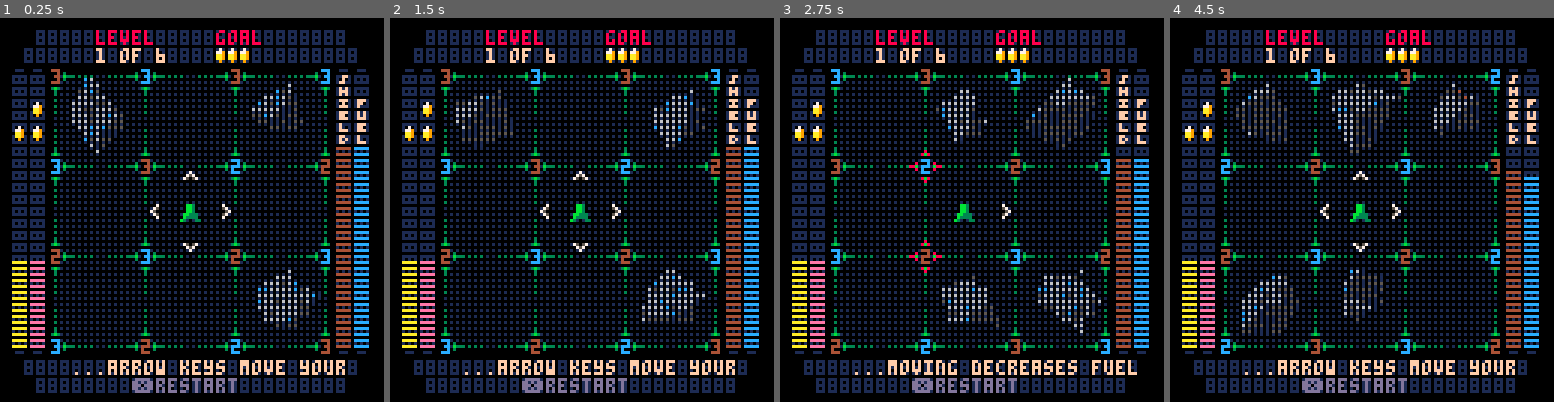
Above: before the commit, frames 1-4 (left to right).
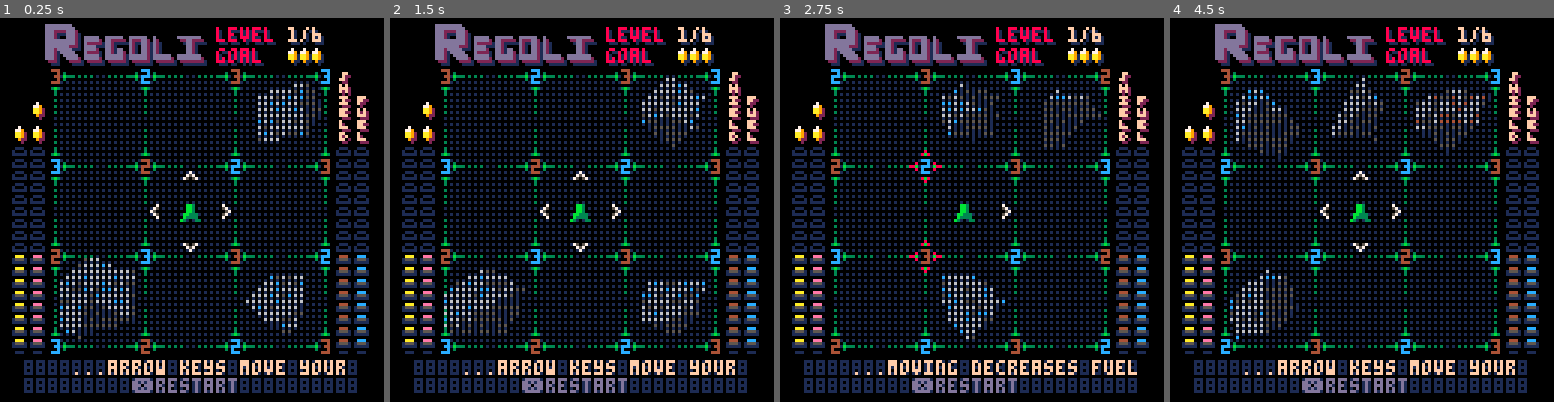
Above: after the commit, the same moments.

Repository: jharlan/regolith_steam
Game: PICO-8 cartridge regolith_steam.p8
Two runs of this game, one before a commit and one after it. Both use one fixed random seed, a clock stepped at 60 frames per second and the inputs below.
Inputs:
- Up to frame 1 (0.25 s): no input
- Up to frame 2 (1.5 s): tap X (X key) at 0.33, 1.07 s; tap O (Z key) at 0.7 s
- Up to frame 3 (2.75 s): hold Right 1.6-2.1 s; tap O (Z key) at 1.7, 2.1, 2.5 s; tap X (X key) at 1.85 s; hold Up 2.15-2.42 s; hold Right from 2.47 s (still down)
- Up to frame 4 (4.5 s): tap O (Z key) every 0.4 s from 2.9 to 4.1 s; tap X (X key) at 2.97, 4.08 s; release Right at 3.03 s; hold Left 3.08-3.58 s; hold Down 3.63-3.97 s; hold Right from 4.02 s (still down)

The runs differ from the first frame. In frame 1, 14% of the frame differs, in the area x 3-97%, y 1-98%; in frame 2, 13%; in frame 3, 13%; in frame 4, 13%.

Commit message:
interface revamp rough

Diff:
--- a/regolith_steam.p8
+++ b/regolith_steam.p8
@@ -1004,7 +1004,10 @@
 function draw_goal()
   for i=0,clvl.goal-1 do
     local gspr = (player.goal_attain-i > 0) and 98 or 82
-    spr(gspr,67+i*4+2,9)
+    pal(2,1)
+    spr(98,67+i*4+26+1,10)
+    pal()
+    spr(gspr,67+i*4+26,9)
   end
 end
 
@@ -1085,27 +1088,20 @@
 
 end
 
-function screen_wipe()
-  fillp(0b1111000011110000.1)
-  rectfill(16,16,111,111,3)
-  fillp(0b1010101010101010.1)
-  rectfill(16,16,111,111,0)
-  fillp(0)
-end
-
 function draw_frame()
-  fillp(0)
---[[
+--fillp(0b0010000111001100)
+--fillp(0b1100110011111100)
+
   -- new interior edges
-  rectfill(14,35,14,93,6) -- vert
-  rectfill(111,15,112,113,6)
-  rectfill(14,15,112,15,6) -- horiz
-  rectfill(14,113,112,113,6)
+  --rectfill(14,35,14,93,6) -- vert
+  --rectfill(111,15,112,113,6)
+  --rectfill(14,15,112,15,6) -- horiz
+  --rectfill(14,113,112,113,6)
   -- new outer edges
-  rectfill(0,31,0,97,6)
-  rectfill(126,31,126,97,6)
-
---]]
+--rectfill(2,19,3,109,5)
+  --rectfill(124,19,125,109,1)
+  --rectfill(12,126,114,126,1)
+
   --
 --[[
   -- caps
@@ -1181,7 +1177,7 @@
     buffer=raw_text
   end
   print("8888888888888888888888888888",8,cy,1)
-  print("88888888888888888888888888",12,cy+6,1)
+  print("8888888888888888888888888888",8,cy+6,1)
   print(buffer,8,cy,lines[3] or 15)
 
   -- second interface line
@@ -1190,62 +1186,81 @@
 end
 
 function draw_upper()
-  print("88888888888888888888888888",12,4,1)
-  print("8888888888888888888888888888",8,10,1)
-  print(" level",28,4,8)
-  print(" "..tostr(player.lvl).." of "..tostr(#lvl_list),28,10,15)
-  print("goal",72,4,8)
+  --print("8888888888",72,4,1)
+  --print("8888888888",72,10,1)
+  print("level",73,4,1)
+  print("level",72,3,8)
+  print(" "..tostr(player.lvl).."/"..tostr(#lvl_list),93,4,1)
+  print(" "..tostr(player.lvl).."/"..tostr(#lvl_list),92,3,15)
+  print("goal",73,11,1)
+  print("goal",72,10,8)
   draw_goal()
-
+  pal(4,1)
+  spr(128,14,2,7,2)
+  pal(4,2)
+  spr(128,13,1,7,2)
+  pal(4,13)
+  spr(128,12,0,7,2)
 end
 
 function draw_vert_meters()
-  for i=-2,20 do
+  for i=4,20 do
     spr(5,4,27+i*4)
     spr(5,10,27+i*4)
     spr(5,112,27+i*4)
     spr(5,118,27+i*4)
   end
 
+  for i=13,20 do
+    spr(10,10,27+i*4)
+    pal(14,10)
+    spr(10,4,27+i*4)
+    pal(14,4)
+    spr(10,112,27+i*4)
+    pal(14,12)
+    spr(10,118,27+i*4)
+    pal()
+  end
+
   fillp(0b1111000011110000.1)
 
-  --printv("shield",114,20,player.d>16 and 2 or 8)
-  printv("shield",113,19,15)
-
-  --printv("fuel",120,10,player.w>16 and 2 or 8)
-  printv("fuel",119,27,15)
+  printv("shield",114,19,player.d>16 and 2 or 8)
+  printv("shield",113,18,15)
+
+  printv("fuel",120,27,player.w>16 and 2 or 8)
+  printv("fuel",119,26,15)
 
   --water storage
-  rectfill(118,110-player.w,122,110,12) -- fill
+  --rectfill(119,110-player.w,122,110,12) -- fill
   -- dirt storage
-  rectfill(112,110-player.d,116,110,4) -- fill
+  --rectfill(113,110-player.d,116,110,4) -- fill
   -- sensor
-  rectfill(4,110-player.sensor[2],8,110,10)
-  rectfill(10,110-player.sensor[1],14,110,14)
+  --rectfill(5,110-player.sensor[2],7,110,10)
+  --rectfill(11,110-player.sensor[1],13,110,14)
 
   -- coins
-  --spr(coin.spr[2][2],1,19-coin.offset[2])
+  spr(coin.spr[2][2],3,36-coin.offset[2])
   spr(coin.spr[2][1],2,35-coin.offset[2])
 
   -- pink
-  --spr(coin.spr[1][2],7,19-coin.offset[1])
+  spr(coin.spr[1][2],9,36-coin.offset[1])
   spr(coin.spr[1][1],8,35-coin.offset[1])
 
-  --spr(coin.spr[1][2],7,13-coin.offset[1])
+  spr(coin.spr[1][2],9,28-coin.offset[1])
   spr(coin.spr[1][1],8,27-coin.offset[1])
 
-  print("-",5,15,1)
-  print("-",11,15,1)
-
-  print("-",113,15,1)
-  print("-",119,15,1)
+  --print("-",5,15,1)
+  --print("-",11,15,1)
+
+  --print("-",113,15,1)
+  --print("-",119,15,1)
 
   print("-",5,109,1)
   print("-",11,109,1)
 
   print("-",113,109,1)
   print("-",119,109,1)
-
+fillp(0)
 end
 
 function load_ast(base_object_vertices,base_object_faces,
Not shown, changed: 67 lines of the sprite sheet (__gfx__) section of regolith_steam.p8
